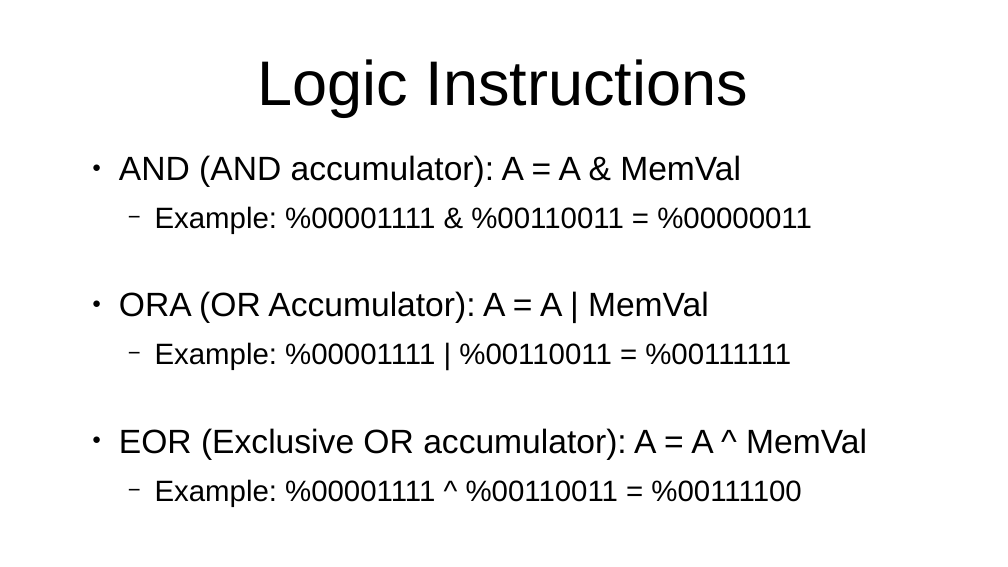
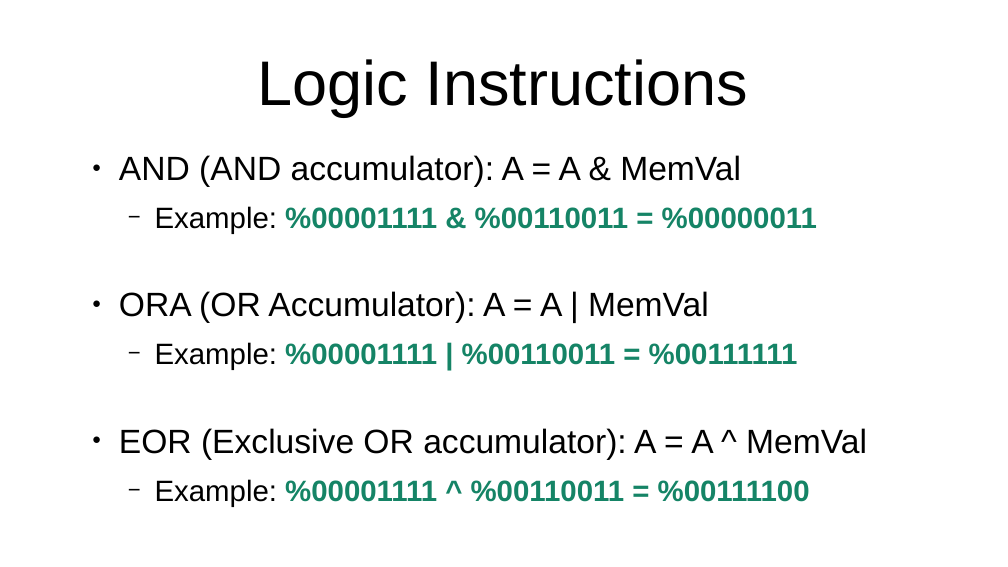
Before and after one commit to SlithyMatt/x16-assembly-tutorial, a slide deck: slide 13 of Lesson4/Lesson4.odp. Drawn at 1008x567 pixels with LibreOffice and Linux fonts; fonts in the diff are those of the drawing. Boxes give left, top, right and bottom in pixels: in the first picture for what was removed or moved away, otherwise in the second. Text is boxed around its words. In the diff, an @@ line names an element or a change of style, - is before the commit and + after.

```diff
--- a/Lesson4/Lesson4.odp
+++ b/Lesson4/Lesson4.odp
@@ text at box(155, 206, 817, 507): text colour #000000 to #158466, bold on in "%00001111 & %00110011 = %00000011", "%00001111 | %00110011 = %00111111", "%00001111 ^ %00110011 = %00111100" @@
```
Also in this commit, not shown: 10 other slides changed, 2 slides added, 3 slides removed, 3 other files.
